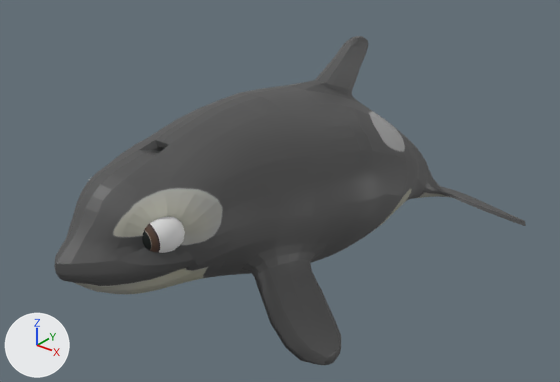
Renders of the FBX model FirstPersonWhale/Assets/Animation/scarlet_gesture_self.fbx from each side of a commit.
Camera for both pictures: a camera (50 mm lens) standing at (1.95, -2.78, 1.83) and looking at (-0.12, -0.19, 0.22). The axes (+X, +Y, +Z) are drawn at lower left. The lights are the same throughout. Both versions are drawn at frame 2 of the action 'Take 001'; the numbers are the values there.

The first picture shows 'luna:left_eye_geo', 'luna:luna_geo'.
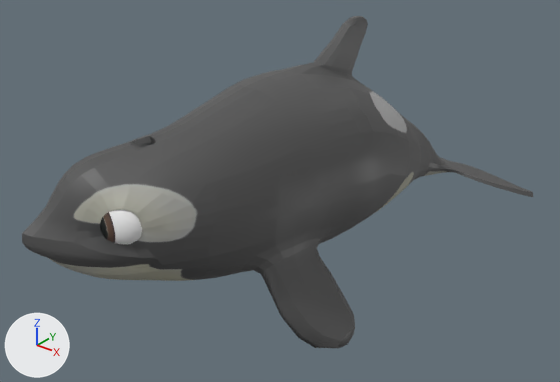
What differs and where, as boxes [x1, y1, x2, y2] in the pictures (560 x 382 px):
'luna:luna_geo', posed (8% wider)
    before: [54, 36, 526, 365]
    after: [22, 16, 533, 348]
bone 'luna:center_root_bind_joint', root to tip
    before: (207, 194) to (212, 118)
    after: (207, 194) to (203, 120)
bone 'luna:center_chest_bind_joint', root to tip
    before: (278, 173) to (297, 67)
    after: (279, 158) to (295, 50)
bone 'luna:center_tail_1_bind_joint', root to tip
    before: (335, 167) to (349, 111)
    after: (337, 149) to (352, 93)
bone 'luna:center_tail_2_bind_joint', root to tip
    before: (363, 169) to (376, 125)
    after: (365, 153) to (377, 108)
bone 'luna:center_tail_3_bind_joint', root to tip
    before: (384, 173) to (395, 137)
    after: (386, 157) to (396, 120)
bone 'luna:center_head_bind_joint', root to tip
    before: (179, 207) to (175, 150)
    after: (174, 205) to (170, 148)
bone 'luna:right_eye_bind_joint', root to tip
    before: (108, 204) to (111, 228)
    after: (105, 189) to (110, 212)

The change in detail:
Bone 'luna:center_root_bind_joint' (bone_luna_center_root_bind_joint) turns from (0, 0, -11) to (0, 0, -2) degrees about its own x, y and z.
Bone 'luna:center_chest_bind_joint' (bone_luna_center_chest_bind_joint) turns from (0, 0, -4) to (0, 0, -11) degrees about its own x, y and z.
Bone 'luna:center_tail_1_bind_joint' (bone_luna_center_tail_1_bind_joint) turns from (0, 0, 3) to (0, 0, -1) degrees about its own x, y and z.
Bone 'luna:center_tail_2_bind_joint' (bone_luna_center_tail_2_bind_joint) turns from (0, 0, 0) to (0, 0, 3) degrees about its own x, y and z.
Bone 'luna:center_tail_3_bind_joint' (bone_luna_center_tail_3_bind_joint) turns from (0, 0, -2) to (0, 0, 2) degrees about its own x, y and z.
Bone 'luna:center_neck_bind_joint' (bone_luna_center_neck_bind_joint) turns from (0, 0, 11) to (0, -12, 2) degrees about its own x, y and z.
Bone 'luna:center_head_bind_joint' (bone_luna_center_head_bind_joint) turns from (0, 0, 0) to (0, -12, 0) degrees about its own x, y and z.
Bone 'luna:right_eye_bind_joint' (bone_luna_right_eye_bind_joint) turns from (0, 0, 0) to (-2, 19, -5) degrees about its own x, y and z.
